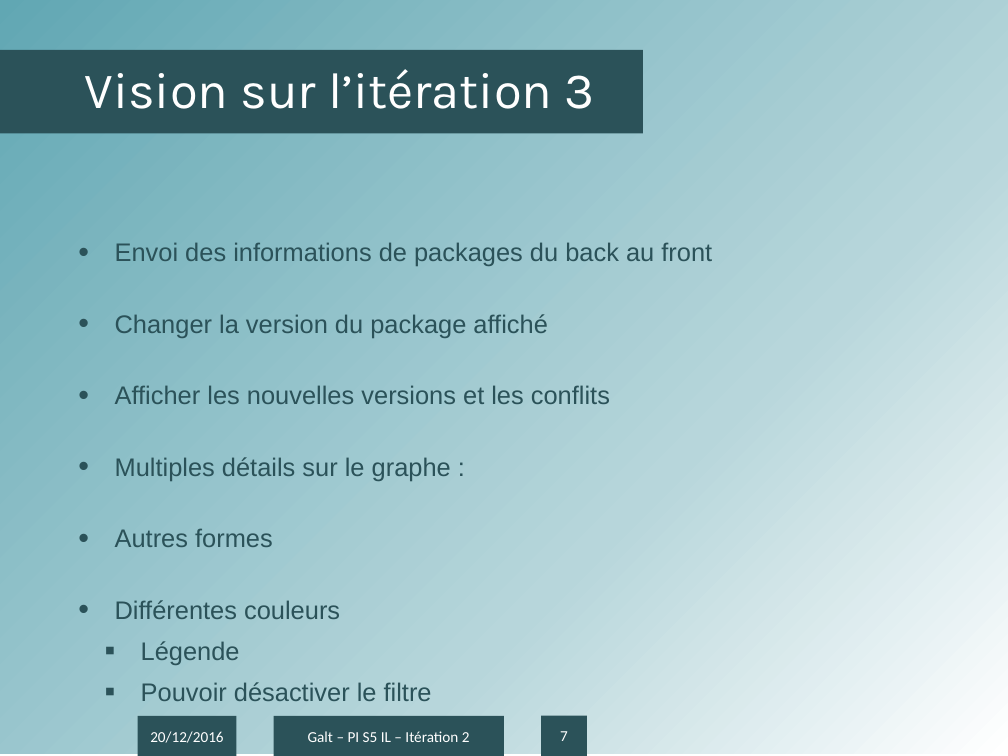
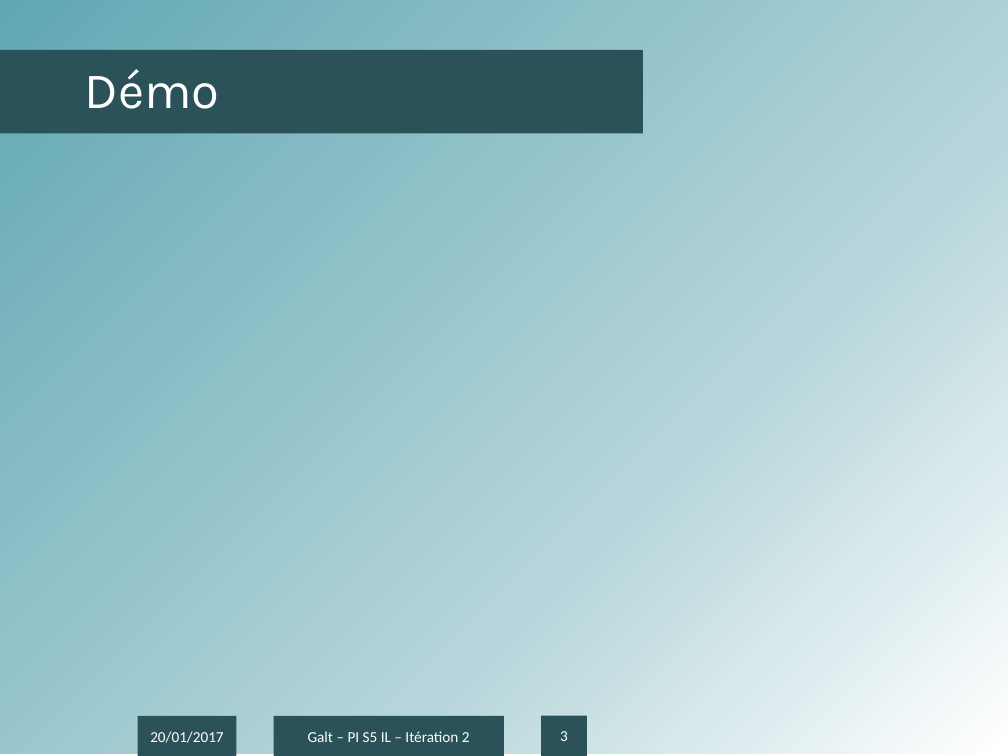
Before and after one commit to antonin-charrier/Project-Galt, a slide deck: slide 3 of Itérations/Présentation IT2.pptx (slide 7 before the commit). Drawn at 1008x756 pixels with LibreOffice and Linux fonts; fonts in the diff are those of the drawing; background and template pictures are left out. Boxes give left, top, right and bottom in pixels: in the first picture for what was removed or moved away, otherwise in the second. Text is boxed around its words. In the diff, an @@ line names an element or a change of style, - is before the commit and + after.

```diff
--- a/Itérations/Présentation IT2.pptx
+++ b/Itérations/Présentation IT2.pptx
@@ title at (85, 69, 220, 109): text changed @@
-Vision sur l’itération 3
+Démo
@@ text removed at (115, 242, 712, 701) @@
-• Envoi des informations de packages du back au front
-• Changer la version du package affiché
-• Afficher les nouvelles versions et les conflits
-• Multiples détails sur le graphe :
-▪ Autres formes
-  Différentes couleurs
-  Légende
-▪ Pouvoir désactiver le filtre
@@ text in rectangle at (150, 731, 223, 743): text changed @@
-20/12/2016
+20/01/2017
@@ page number at (560, 731, 568, 741): text changed @@
-7
+3
```
Also in this commit, not shown: 4 other slides changed, 3 slides removed.
